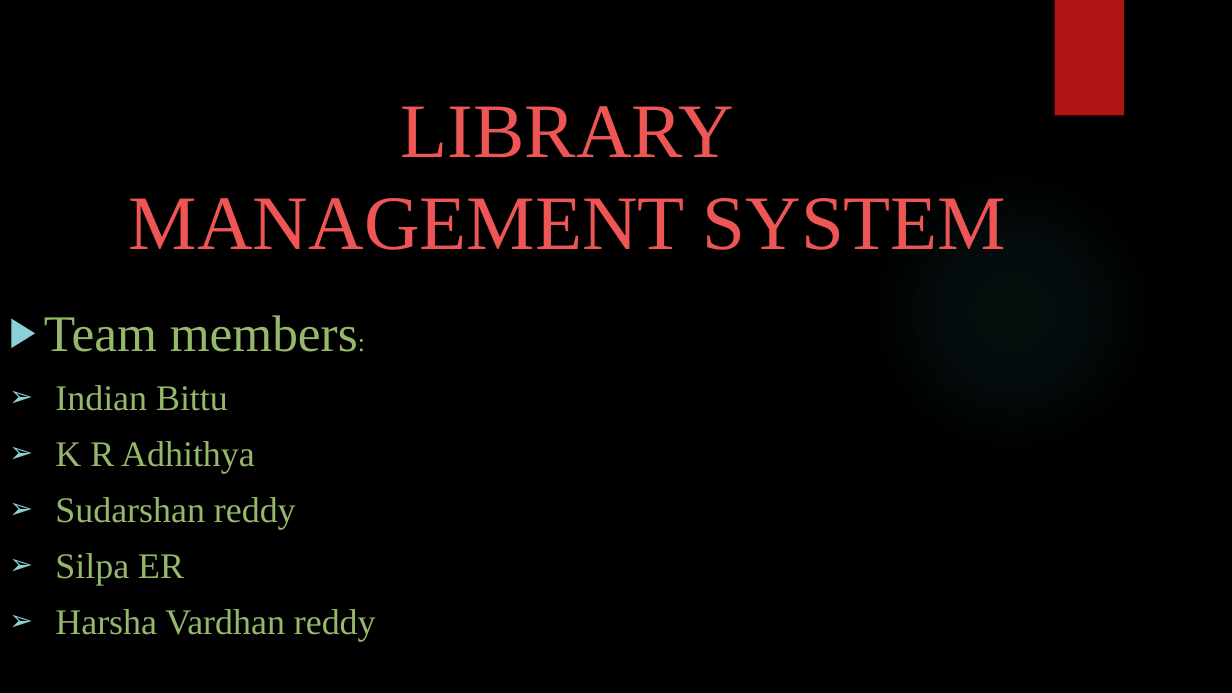
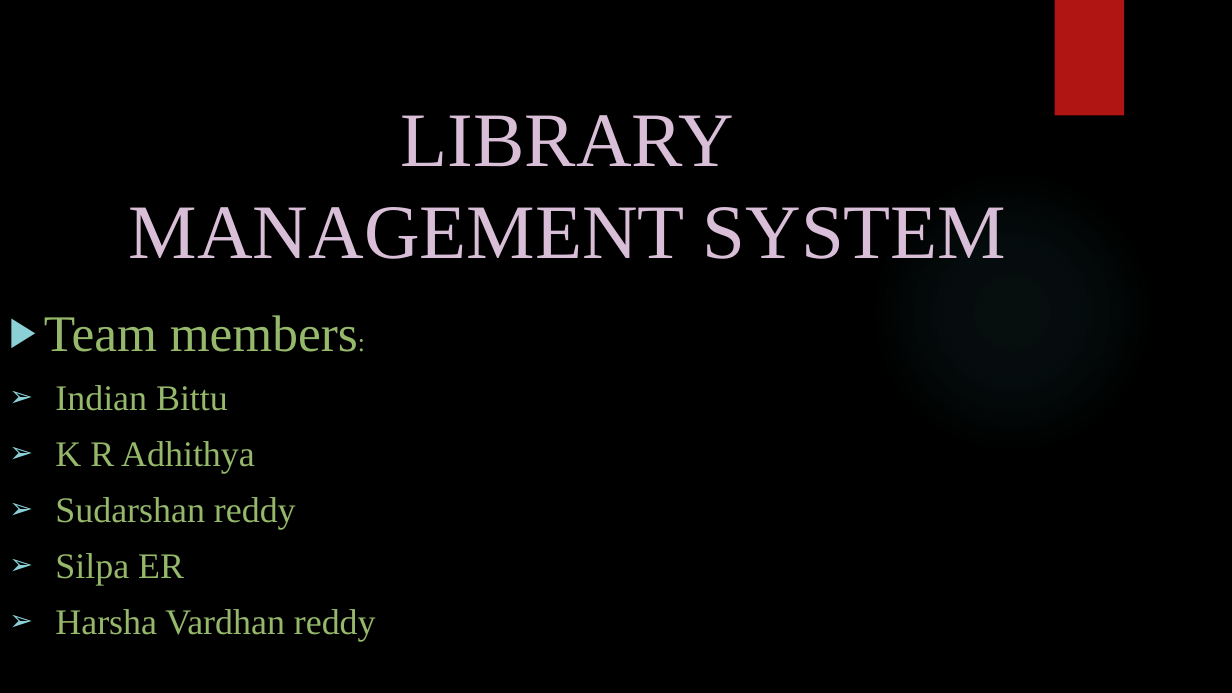
Before and after one commit to ib321/Library_Management_System, a slide deck: slide 1 of Project_Document/Presentation Library_Management_System.pptx. Drawn at 1232x693 pixels with LibreOffice and Linux fonts; fonts in the diff are those of the drawing; background and template pictures are left out. Boxes give left, top, right and bottom in pixels: in the first picture for what was removed or moved away, otherwise in the second. Text is boxed around its words. In the diff, an @@ line names an element or a change of style, - is before the commit and + after.

```diff
--- a/Project_Document/Presentation Library_Management_System.pptx
+++ b/Project_Document/Presentation Library_Management_System.pptx
@@ title "LIBRARY MANAGEMENT SYSTEM": place and size @@
-title "LIBRARY MANAGEMENT SYSTEM" at [129,106,1007,250]
+title "LIBRARY MANAGEMENT SYSTEM" at [129,115,1007,259]
@@ title "LIBRARY MANAGEMENT SYSTEM" at [129,115,1007,259]: text colour #ED5654 to #D9BED7 @@
```
Also in this commit, not shown: 4 other slides changed, 3 other files.
